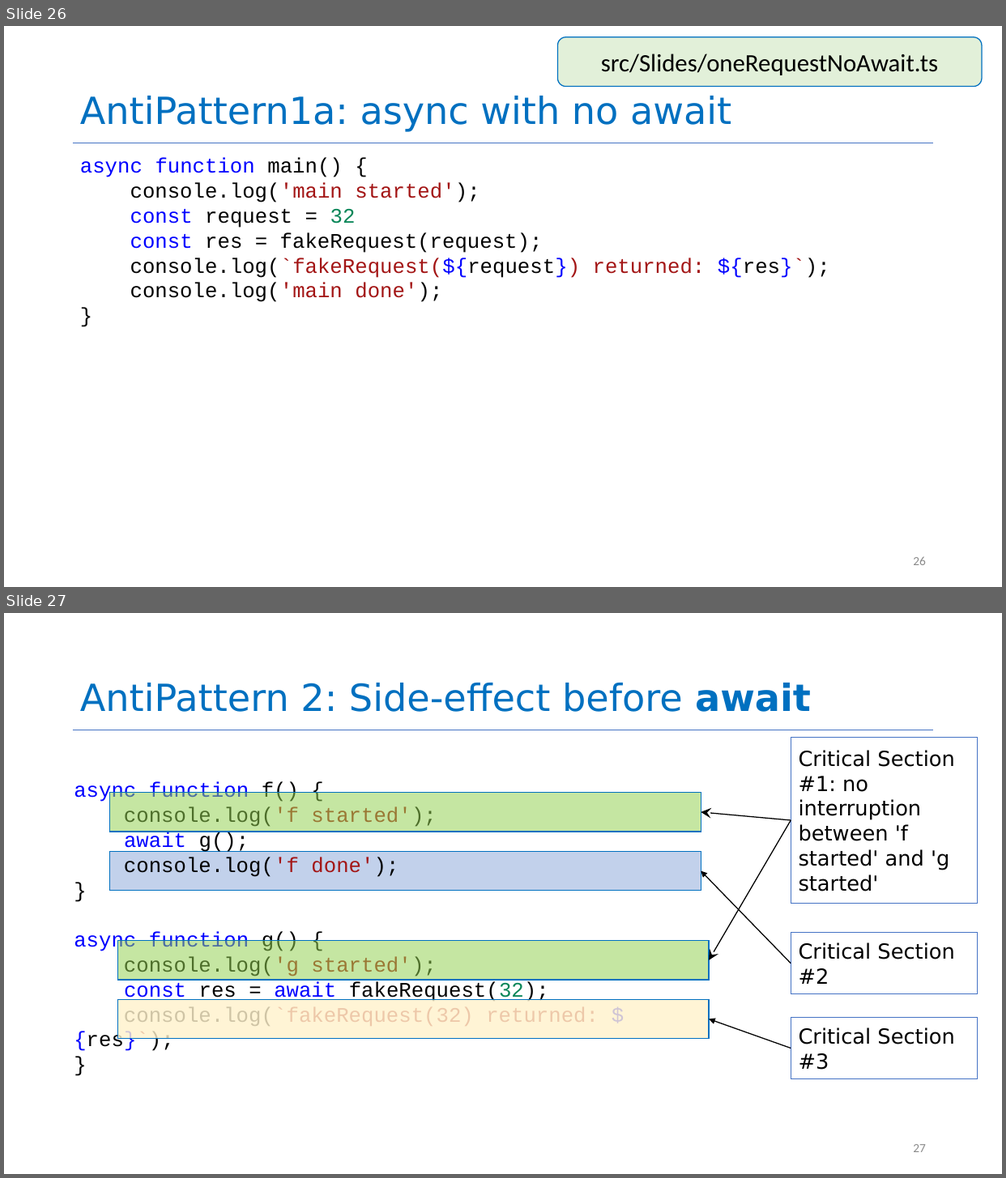
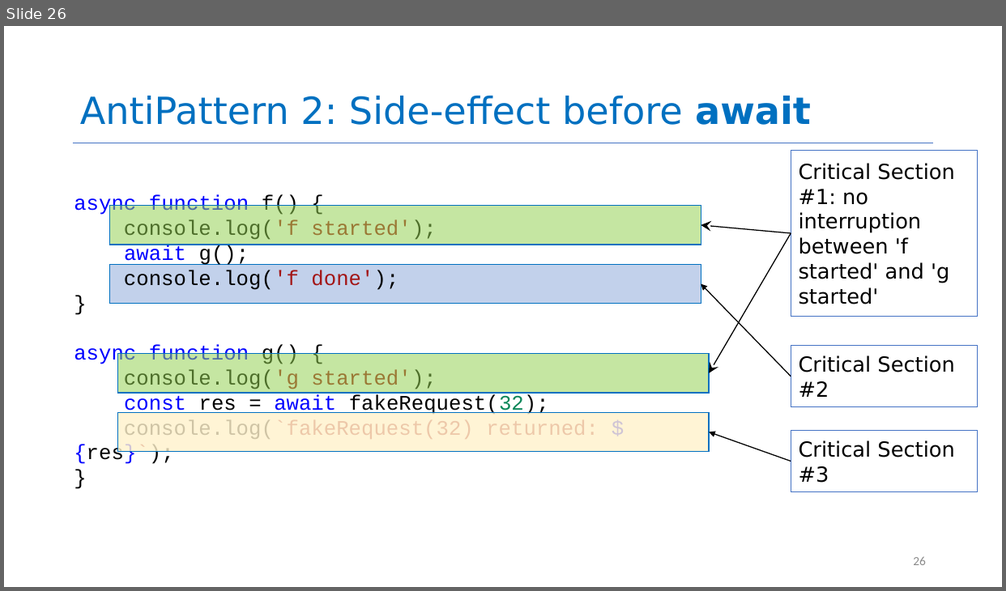
Before and after one commit to yashburshe/CS4530-Fall-2025, a slide deck: Slides/Module 06 Concurrency Patterns in Typescript.pptx. Shown one above the other, each under a label of ours: slides 26 and 27 before the commit, slide 26 after it. The pictures are 1006x1178 and 1006x591 pixels, drawn with LibreOffice and Linux fonts; fonts in the diff are those of the drawing. Boxes give left, top, right and bottom in pixels: in the first picture for what was removed or moved away, otherwise in the second. Text is boxed around its words. In the diff, an @@ line names an element or a change of style, - is before the commit and + after.

```diff
--- a/Slides/Module 06 Concurrency Patterns in Typescript.pptx
+++ b/Slides/Module 06 Concurrency Patterns in Typescript.pptx
@@ slide 26 removed at <box>4,26,1002,587</box>, background #FFFFFF; not listed: 1 template element that a slide beside it also shows @@
@@ rounded rectangle removed at <box>558,37,982,87</box> @@
-src/Slides/oneRequestNoAwait.ts
@@ title removed at <box>80,96,731,132</box> @@
-AntiPattern1a: async with no await
@@ text removed at <box>80,158,830,302</box> @@
-async function main() {
-console.log('main started');
-const request = 32
-const res = fakeRequest(request);
-console.log(`fakeRequest(${request}) returned: ${res}`);
-console.log('main done');
-}
@@ page number removed at <box>913,557,926,565</box> @@
-26
@@ what was slide 27 is now slide 26 @@
@@ page number at <box>913,557,926,565</box>: text changed @@
-27
+26
```
Also in this commit, not shown: 1 slide changed, 1 other file.
